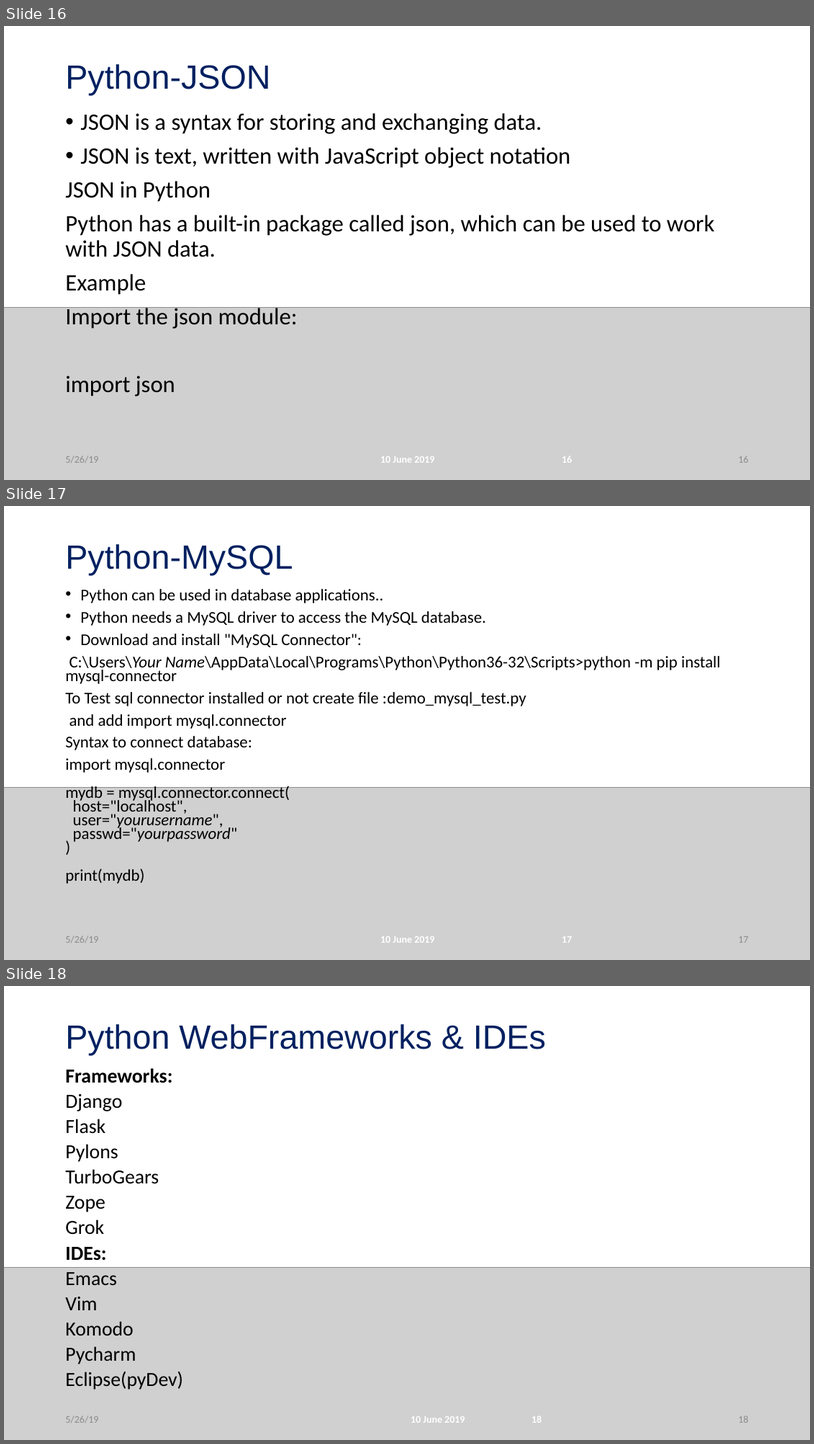
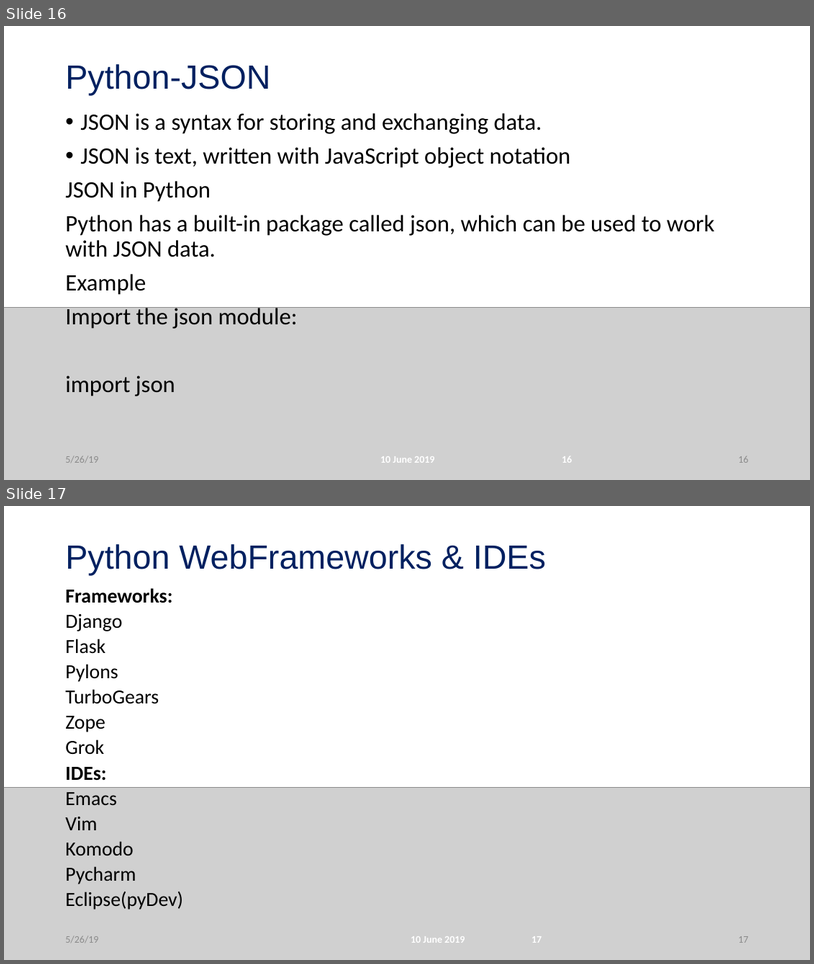
Before and after one commit to Sparkelon/KLMWebSitecode, a slide deck: Python_Latest.pptx. Shown one above the other, each under a label of ours: slides 16, 17 and 18 before the commit, slides 16 and 17 after it. The pictures are 814x1444 and 814x964 pixels, drawn with LibreOffice and Linux fonts; fonts in the diff are those of the drawing; grey boxes stand for pictures; background and template pictures are left out. Boxes give left, top, right and bottom in pixels: in the first picture for what was removed or moved away, otherwise in the second. Text is boxed around its words. In the diff, an @@ line names an element or a change of style, - is before the commit and + after.

```diff
--- a/Python_Latest.pptx
+++ b/Python_Latest.pptx
@@ slide 17 removed at (4,506,810,960), background picture (left out) @@
@@ title removed at (65,544,293,576) @@
-Python-MySQL
@@ text removed at (65,589,721,883) @@
-• Python can be used in database applications..
-• Python needs a MySQL driver to access the MySQL database.
-• Download and install "MySQL Connector":
-C:\Users\Your Name\AppData\Local\Programs\Python\Python36-32\Scripts>python -m pip install mysql-connector
-To Test sql connector installed or not create file :demo_mysql_test.py
-and add import mysql.connector
-Syntax to connect database:
-import mysql.connector
-mydb = mysql.connector.connect(
-host="localhost",
-user="yourusername",
-passwd="yourpassword"
-)
-print(mydb)
@@ picture removed at (4,787,810,960) @@
@@ text removed at (65,936,98,942) @@
-5/26/19
@@ text removed at (381,936,572,942) @@
-10 June 2019 17
@@ page number removed at (738,936,748,942) @@
-17
@@ what was slide 18 is now slide 17 @@
@@ text at (411,936,542,942): text changed @@
-10 June 2019 18
+10 June 2019 17
@@ page number at (738,936,748,942): text changed @@
-18
+17
```
Also in this commit, not shown: 6 slides changed, 4 other files.
